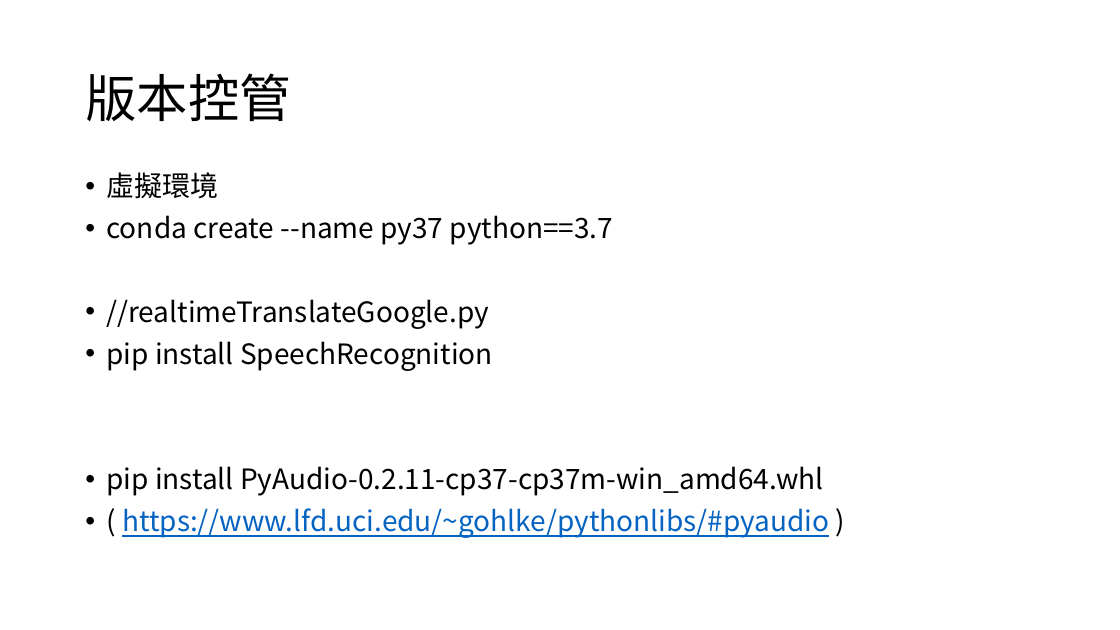
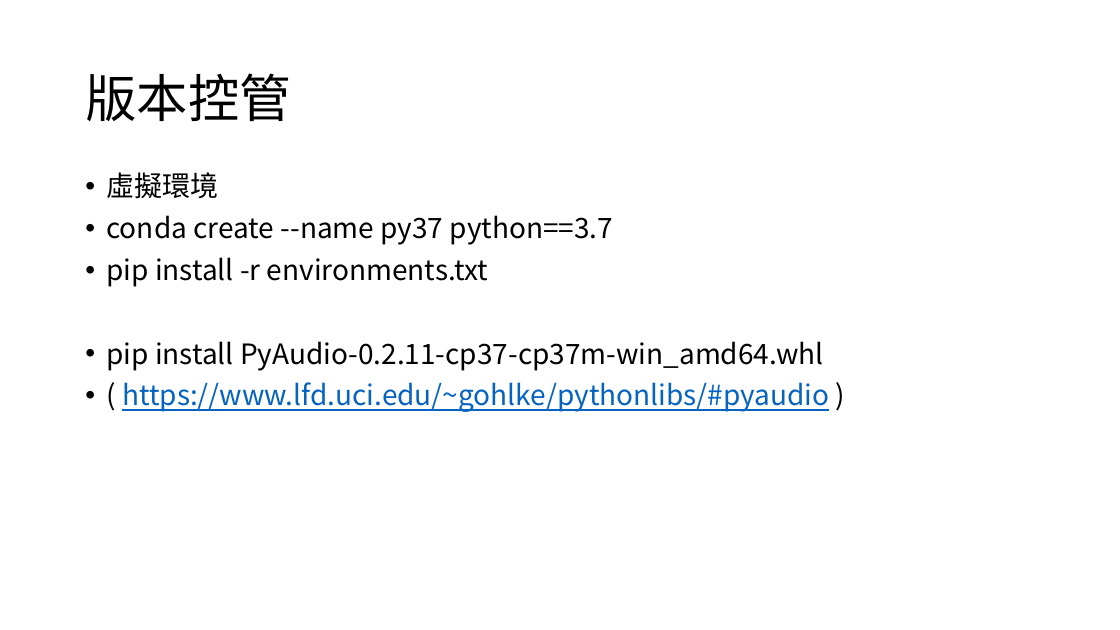
Before and after one commit to Luno82o/FinalProject-Impossible, a slide deck: slide 2 of note.pptx. Drawn at 1120x630 pixels with LibreOffice and Linux fonts; fonts in the diff are those of the drawing. Boxes give left, top, right and bottom in pixels: in the first picture for what was removed or moved away, otherwise in the second. Text is boxed around its words. In the diff, an @@ line names an element or a change of style, - is before the commit and + after.

```diff
--- a/note.pptx
+++ b/note.pptx
@@ text at [106, 257, 489, 287]: text changed @@
-• //realtimeTranslateGoogle.py
-• pip install SpeechRecognition
+• pip install -r environments.txt
```
Also in this commit, not shown: 1 other slide changed.
